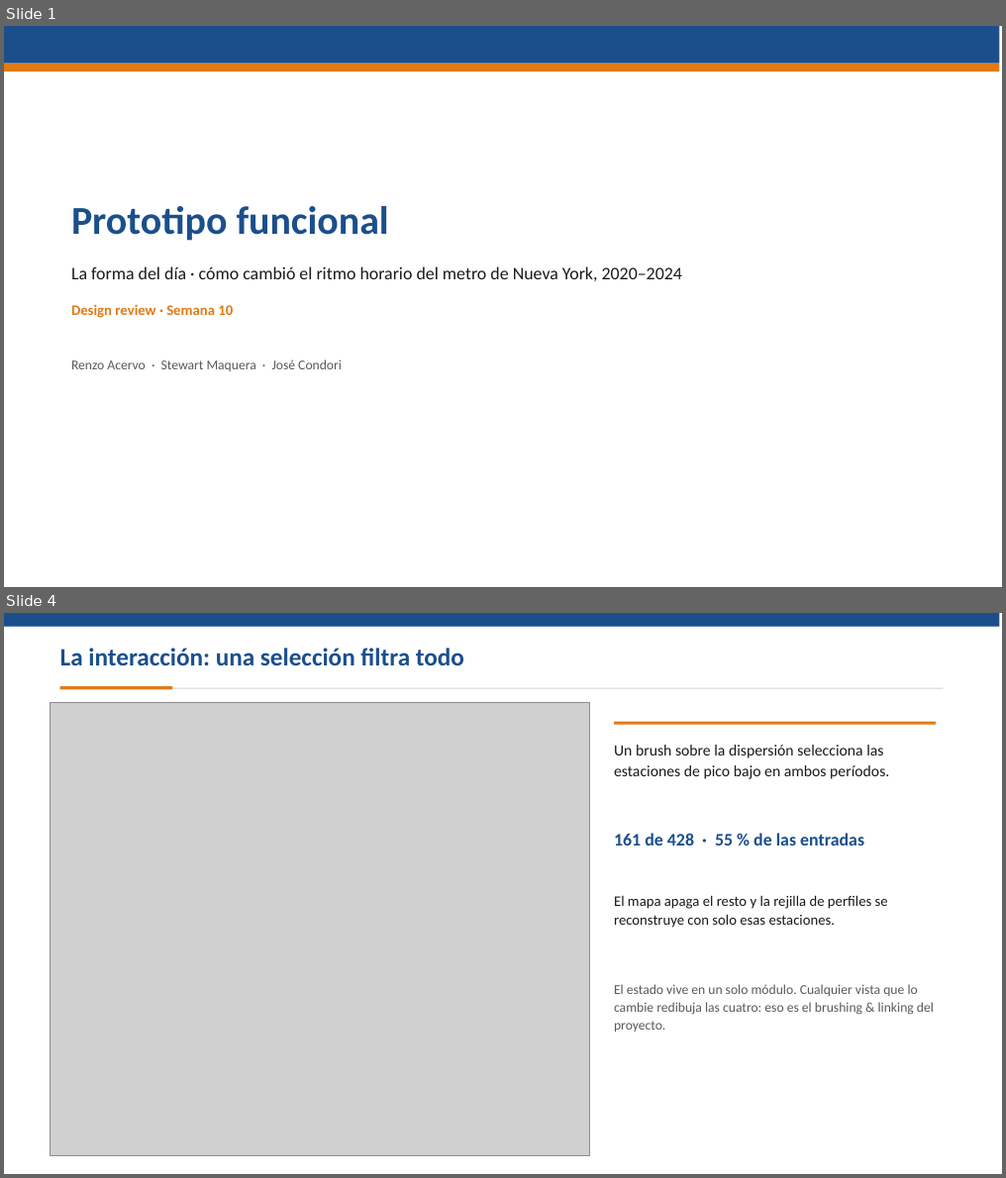
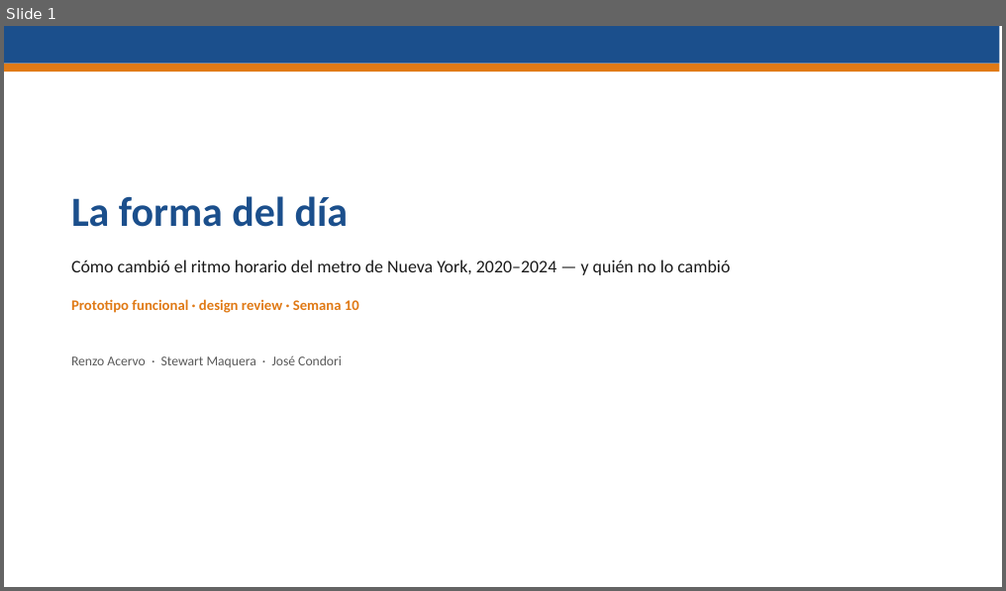
Before and after one commit to stewartmb/data-visualization-2026-2, a slide deck: deliveries/week10/PresentationWeek10.pptx. Shown one above the other, each under a label of ours: slides 1 and 4 before the commit, slide 1 after it; the slides between them are not shown. The pictures are 1006x1178 and 1006x591 pixels, drawn with LibreOffice and Linux fonts; fonts in the diff are those of the drawing; grey boxes stand for pictures. Boxes give left, top, right and bottom in pixels: in the first picture for what was removed or moved away, otherwise in the second. Text is boxed around its words. In the diff, an @@ line names an element or a change of style, - is before the commit and + after.

Commit message:
Rebuild the week 10 delivery on the narrative application
El prototipo pasa de cuatro paneles a siete capitulos guiados mas un
explorador enlazado, con tipologia de estaciones, capa de confiabilidad,
hallazgos generados desde el modelo y geografia real. Reporte, README,
presentacion, guion y capturas rehechos; preguntas de feedback nuevas.

```diff
--- a/deliveries/week10/PresentationWeek10.pptx
+++ b/deliveries/week10/PresentationWeek10.pptx
@@ slide 4 removed at (4,613,1002,1174), background #FFFFFF @@
@@ rectangle removed at (4,613,1000,627) @@
@@ text removed at (60,648,464,665) @@
-La interacción: una selección filtra todo
@@ rectangle removed at (60,686,172,689) @@
@@ rectangle removed at (172,688,944,688) @@
@@ picture removed at (51,703,589,1157) @@
@@ rectangle removed at (614,722,936,725) @@
@@ text removed at (614,745,889,779) @@
-Un brush sobre la dispersión selecciona las estaciones de pico bajo en ambos períodos.
@@ text removed at (614,833,864,846) @@
-161 de 428 · 55 % de las entradas
@@ text removed at (614,895,888,928) @@
-El mapa apaga el resto y la rejilla de perfiles se reconstruye con solo esas estaciones.
@@ text removed at (614,984,934,1032) @@
-El estado vive en un solo módulo. Cualquier vista que lo cambie redibuja las cuatro: eso es el brushing & linking del proyecto.
@@ slide 1 changed as well @@
@@ text at (71,196,349,227): text changed; size 38 to 40 pt @@
-Prototipo funcional
+La forma del día
@@ text at (71,260,730,275): text changed @@
-La forma del día · cómo cambió el ritmo horario del metro de Nueva York, 2020–2024
+Cómo cambió el ritmo horario del metro de Nueva York, 2020–2024 — y quién no lo cambió
@@ text at (71,299,359,313): text changed @@
-Design review · Semana 10
+Prototipo funcional · design review · Semana 10
@@ text "Renzo Acervo · Stewart Maquera ...": place and size @@
-text "Renzo Acervo · Stewart Maquera ..." at (71,360,342,372)
+text "Renzo Acervo · Stewart Maquera ..." at (71,356,342,368)
```
Also in this commit, not shown: 1 other slide changed, 6 slides added, 5 other slides removed, 42 other files.
